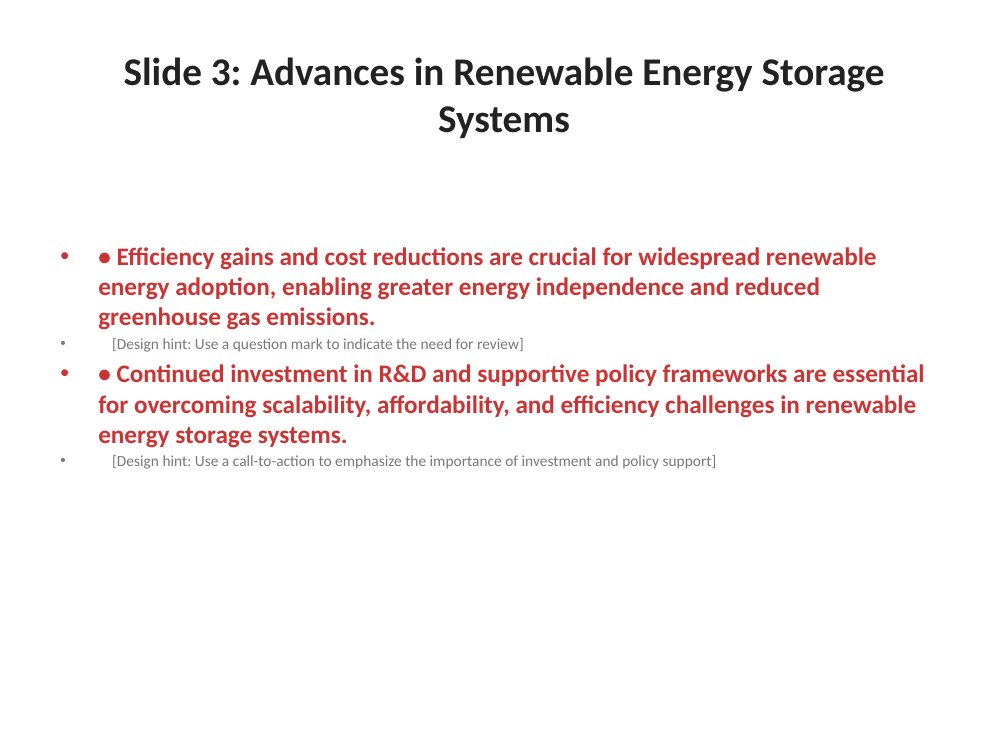
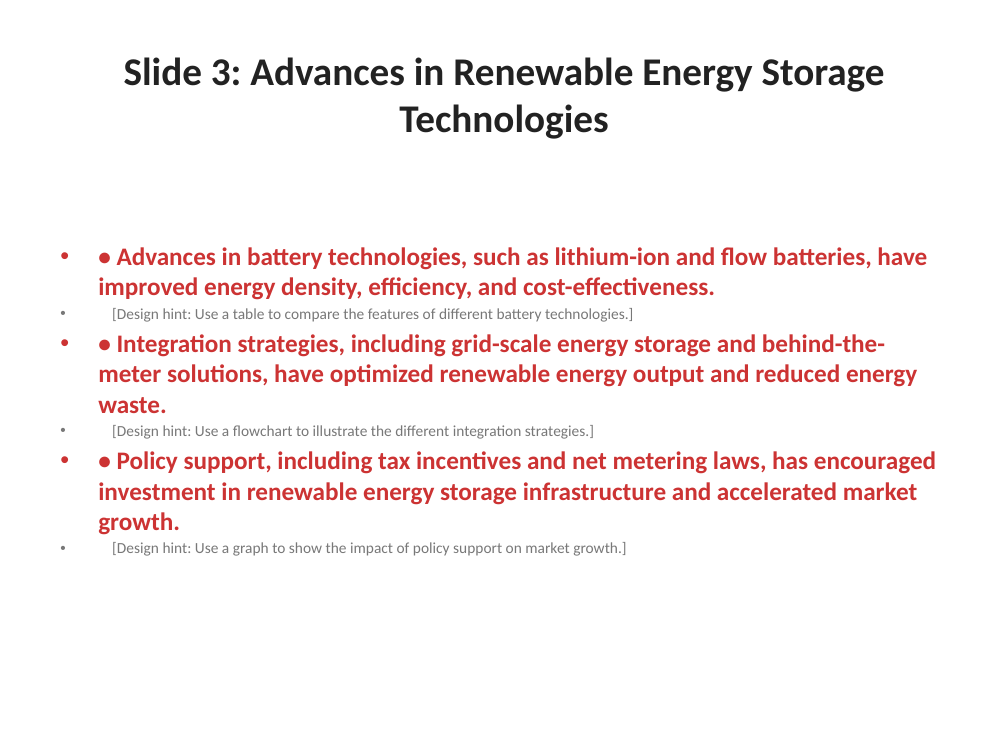
Before and after one commit to the-developer-306/contextual_ai_presentation_orchestrator, a slide deck: slide 3 of generated_ppt/AI_Presentation.pptx. Drawn at 1008x756 pixels with LibreOffice and Linux fonts; fonts in the diff are those of the drawing. Boxes give left, top, right and bottom in pixels: in the first picture for what was removed or moved away, otherwise in the second. Text is boxed around its words. In the diff, an @@ line names an element or a change of style, - is before the commit and + after.

```diff
--- a/generated_ppt/AI_Presentation.pptx
+++ b/generated_ppt/AI_Presentation.pptx
@@ title at [124,57,885,139]: text changed @@
-Slide 3: Advances in Renewable Energy Storage Systems
+Slide 3: Advances in Renewable Energy Storage Technologies
@@ text at [98,247,936,556]: text changed @@
-• • Efficiency gains and cost reductions are crucial for widespread renewable energy adoption, enabling greater energy independence and reduced greenhouse gas emissions.
-• [Design hint: Use a question mark to indicate the need for review]
-• • Continued investment in R&D and supportive policy frameworks are essential for overcoming scalability, affordability, and efficiency challenges in renewable energy storage systems.
-• [Design hint: Use a call-to-action to emphasize the importance of investment and policy support]
+• • Advances in battery technologies, such as lithium-ion and flow batteries, have improved energy density, efficiency, and cost-effectiveness.
+• [Design hint: Use a table to compare the features of different battery technologies.]
+• • Integration strategies, including grid-scale energy storage and behind-the-meter solutions, have optimized renewable energy output and reduced energy waste.
+• [Design hint: Use a flowchart to illustrate the different integration strategies.]
+• • Policy support, including tax incentives and net metering laws, has encouraged investment in renewable energy storage infrastructure and accelerated market growth.
+• [Design hint: Use a graph to show the impact of policy support on market growth.]
```
Also in this commit, not shown: 14 other slides changed, 3 other files.
